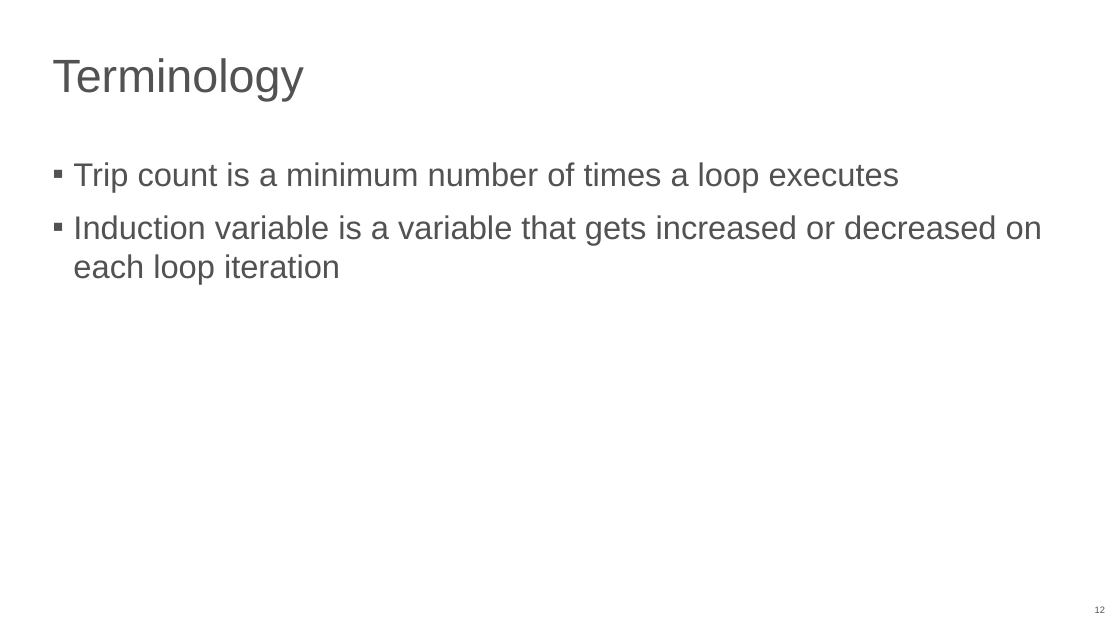
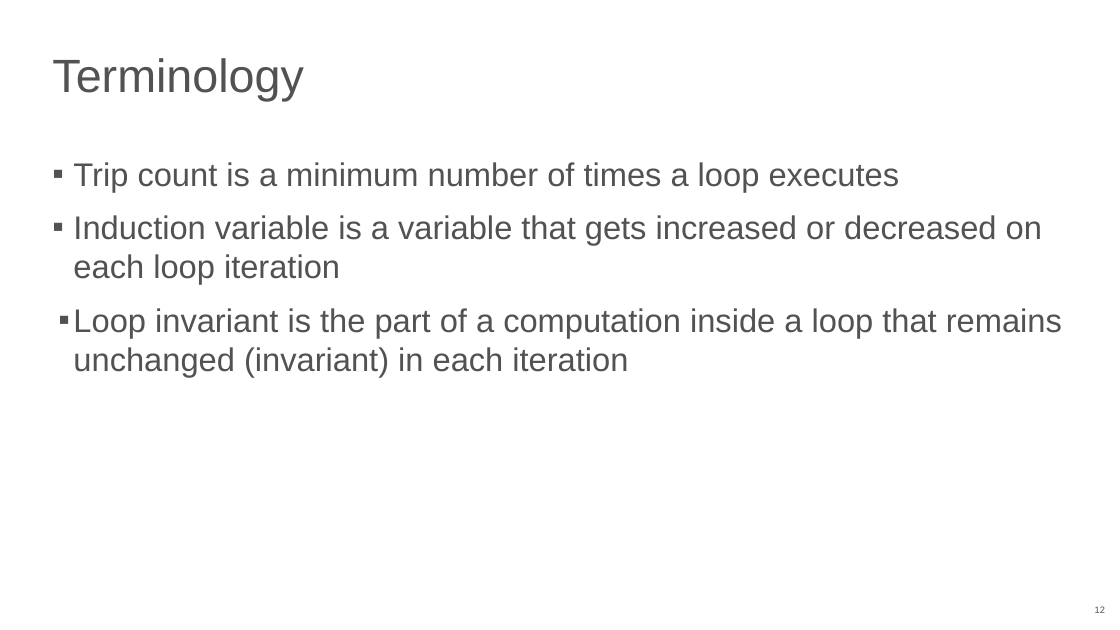
Before and after one commit to NN-complr-tech/Complr-course-lectures, a slide deck: slide 12 of 06-Optimizations-2.pptx. Drawn at 1120x630 pixels with LibreOffice and Linux fonts; fonts in the diff are those of the drawing. Boxes give left, top, right and bottom in pixels: in the first picture for what was removed or moved away, otherwise in the second. Text is boxed around its words. In the diff, an @@ line names an element or a change of style, - is before the commit and + after.

```diff
--- a/06-Optimizations-2.pptx
+++ b/06-Optimizations-2.pptx
@@ text at (73,308,1062,377): paragraph added @@
+▪ Loop invariant is the part of a computation inside a loop that remains unchanged (invariant) in each iteration
```
Also in this commit, not shown: 6 other slides changed, 1 slide added.
